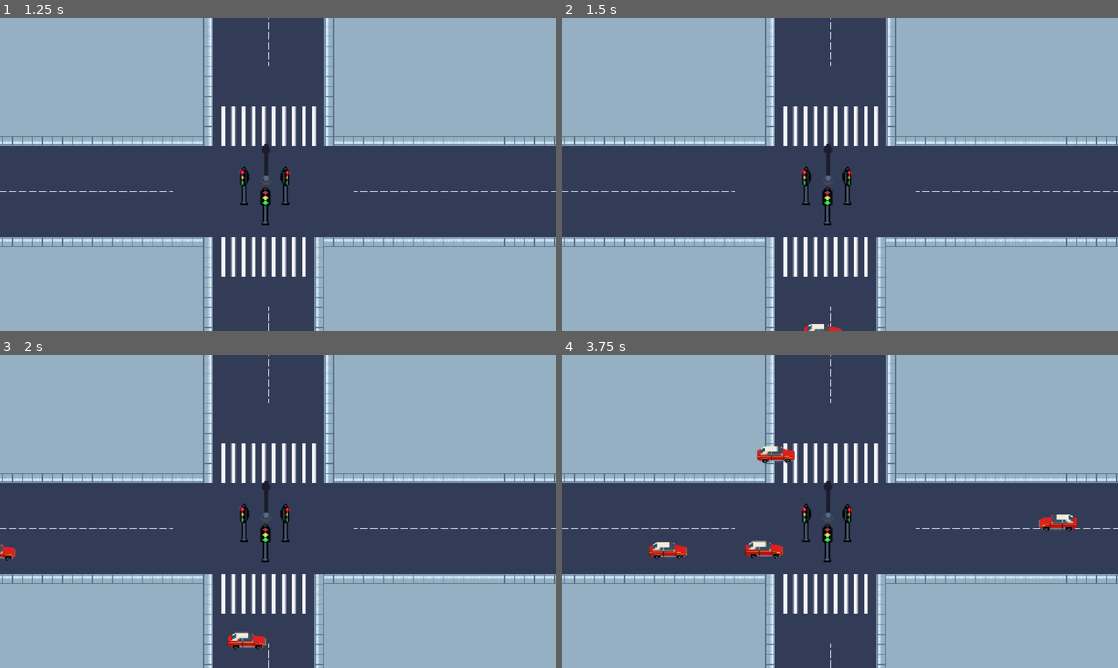
Above: before the commit, frames 1-4 (two rows, left to right).
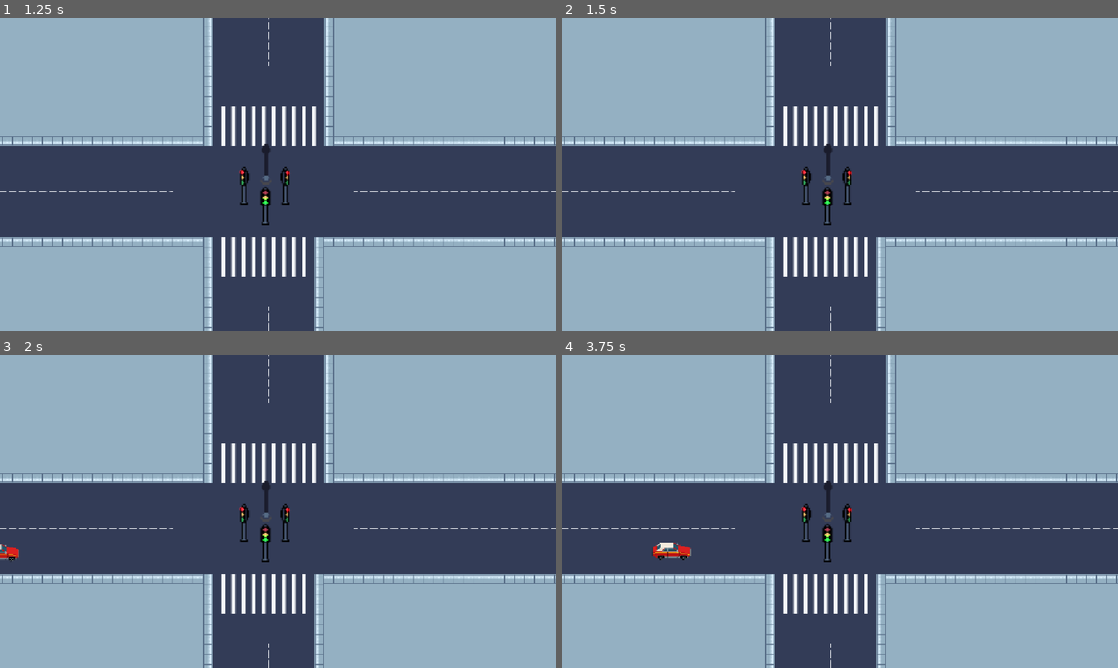
Above: after the commit, the same moments.

Repository: lafgo-fc/game-jam-repoooo
Game: Godot game, scene res://scne/test_one.tscn
Two runs of this game, one before a commit and one after it. Both use one fixed random seed, a clock stepped at 60 frames per second and the inputs below.
Inputs:
- Up to frame 1 (1.25 s): tap Enter (ui_accept) at 0.5, 0.77 s; hold R (traffic control right and left) from 0.53 s (still down)
- Up to frame 2 (1.5 s): keep holding R (traffic control right and left); tap Enter (ui_accept) at 1.25 s
- Up to frame 3 (2 s): keep holding R (traffic control right and left); tap Enter (ui_accept) at 1.52 s
- Up to frame 4 (3.75 s): keep holding R (traffic control right and left); tap Enter (ui_accept) at 3.02 s

Frame 1 is identical in both runs. In frame 2, 0.1% of the frame differs, in the area x 43-51%, y 97-100%; in frame 3, 0.4%; in frame 4, 1.2%, in the area x 15-93%, y 29-66%.

Commit message:
reset spawners

Diff:
--- a/scne/car.tscn
+++ b/scne/car.tscn
@@ -3,32 +3,29 @@
 [ext_resource type="Script" uid="uid://t8hef0i0t6bo" path="res://scne/scripts/car.gd" id="1_evd0w"]
 [ext_resource type="Texture2D" uid="uid://ybpupcwugdkb" path="res://assets/cars/Redcar-1.png" id="2_vceqa"]
 
-[sub_resource type="AtlasTexture" id="AtlasTexture_evd0w"]
-atlas = ExtResource("2_vceqa")
-region = Rect2(0, 0, 64, 32)
+[sub_resource type="RectangleShape2D" id="RectangleShape2D_s7wsd"]
+size = Vector2(70, 31)
 
 [sub_resource type="SpriteFrames" id="SpriteFrames_s7wsd"]
 animations = [{
-"frames": [{
-"duration": 1.0,
-"texture": SubResource("AtlasTexture_evd0w")
-}],
+"frames": [],
 "loop": 1,
-"name": &"right",
+"name": &"front",
 "speed": 5.0
 }]
-
-[sub_resource type="RectangleShape2D" id="RectangleShape2D_s7wsd"]
-size = Vector2(70, 31)
 
 [node name="car" type="CharacterBody2D" unique_id=1626053297]
 script = ExtResource("1_evd0w")
 
+[node name="Sprite2D" type="Sprite2D" parent="." unique_id=334636195]
+position = Vector2(10, -2)
+texture = ExtResource("2_vceqa")
+
+[node name="CollisionShape2D" type="CollisionShape2D" parent="." unique_id=1023565779]
+position = Vector2(6, -4.5)
+shape = SubResource("RectangleShape2D_s7wsd")
+
 [node name="AnimatedSprite2D" type="AnimatedSprite2D" parent="." unique_id=613896747]
-position = Vector2(4, -3)
+position = Vector2(95, 3)
 sprite_frames = SubResource("SpriteFrames_s7wsd")
-animation = &"right"
-
-[node name="CollisionShape2D" type="CollisionShape2D" parent="AnimatedSprite2D" unique_id=1023565779]
-position = Vector2(1, -1)
-shape = SubResource("RectangleShape2D_s7wsd")
+animation = &"front"
--- a/scne/scripts/car.gd
+++ b/scne/scripts/car.gd
@@ -9,16 +9,10 @@
 var fuckoff : Marker2D
 var fuckedoff = false
 var has_passed = false
-@onready var car_sprite = $AnimatedSprite2D
-
 func _process(delta: float) -> void:
 	GameData.car_pos = global_position
 	if fuckedoff == true:
 		queue_free()
-	if GameData.car_pos.x>0:
-		car_sprite.flip_h = true
-	else:
-		car_sprite.flip_h = false
 	# If the car has already crossed the intersection,
 	# it should always continue toward the exit.
 	if has_passed:
--- a/scne/test_one.tscn
+++ b/scne/test_one.tscn
@@ -1123,34 +1123,13 @@
 position = Vector2(-61, 29)
 scale = Vector2(2, 2)
 
-[node name="spawnr thing left" parent="." unique_id=1807773249 node_paths=PackedStringArray("stop_point", "cross_point", "exit_point", "fuckoff") instance=ExtResource("4_f5p5n")]
+[node name="spawnr thing" parent="." unique_id=1807773249 node_paths=PackedStringArray("stop_point", "cross_point", "exit_point", "fuckoff") instance=ExtResource("4_f5p5n")]
 position = Vector2(-708, 84)
 stop_point = NodePath("../Marker2D")
 cross_point = NodePath("../CrossPoint")
 exit_point = NodePath("../target 2")
 fuckoff = NodePath("../fuckoffpoint")
 
-[node name="spawnr thing right" parent="." unique_id=455645301 node_paths=PackedStringArray("stop_point", "cross_point", "exit_point", "fuckoff") instance=ExtResource("4_f5p5n")]
-position = Vector2(658, 1)
-stop_point = NodePath("../Marker2D")
-cross_point = NodePath("../CrossPoint")
-exit_point = NodePath("../target 2")
-fuckoff = NodePath("../fuckoffpoint")
-
-[node name="spawnr thing front" parent="." unique_id=1120252764 node_paths=PackedStringArray("stop_point", "cross_point", "exit_point", "fuckoff") instance=ExtResource("4_f5p5n")]
-position = Vector2(-23, 401)
-stop_point = NodePath("../Marker2D")
-cross_point = NodePath("../CrossPoint")
-exit_point = NodePath("../target 2")
-fuckoff = NodePath("../fuckoffpoint")
-
-[node name="spawnr thing back" parent="." unique_id=519712763 node_paths=PackedStringArray("stop_point", "cross_point", "exit_point", "fuckoff") instance=ExtResource("4_f5p5n")]
-position = Vector2(-115, -444)
-stop_point = NodePath("../Marker2D")
-cross_point = NodePath("../CrossPoint")
-exit_point = NodePath("../target 2")
-fuckoff = NodePath("../fuckoffpoint")
-
 [node name="CrossPoint" type="Marker2D" parent="." unique_id=2107428172]
 position = Vector2(-146, 79)
 
